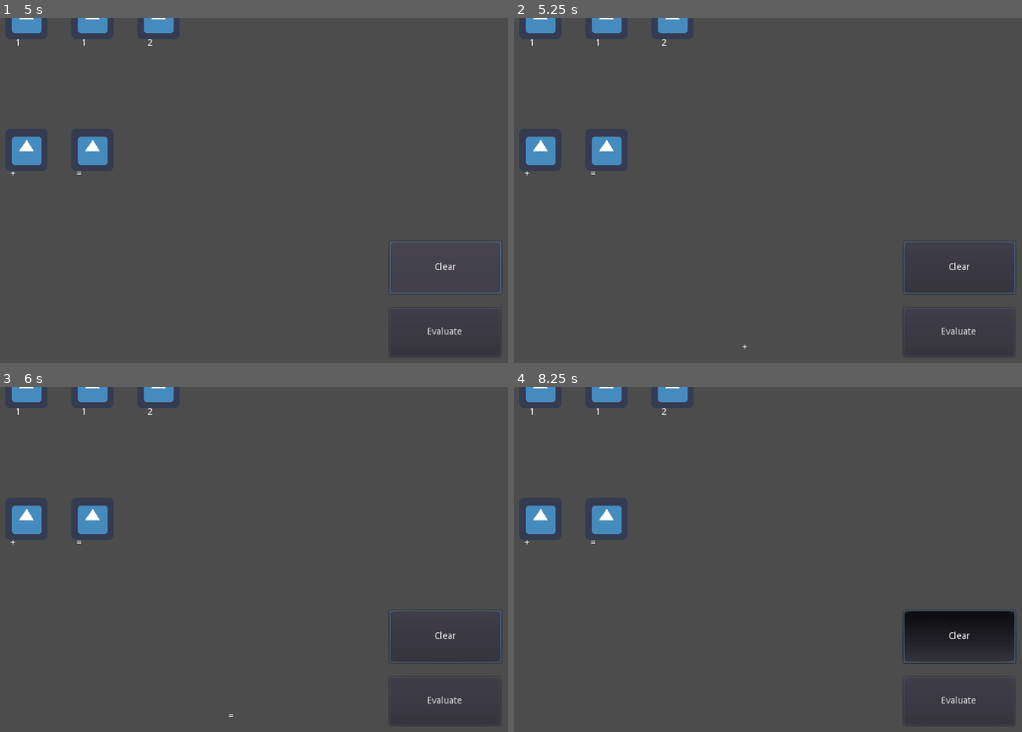
Above: before the commit, frames 1-4 (two rows, left to right).
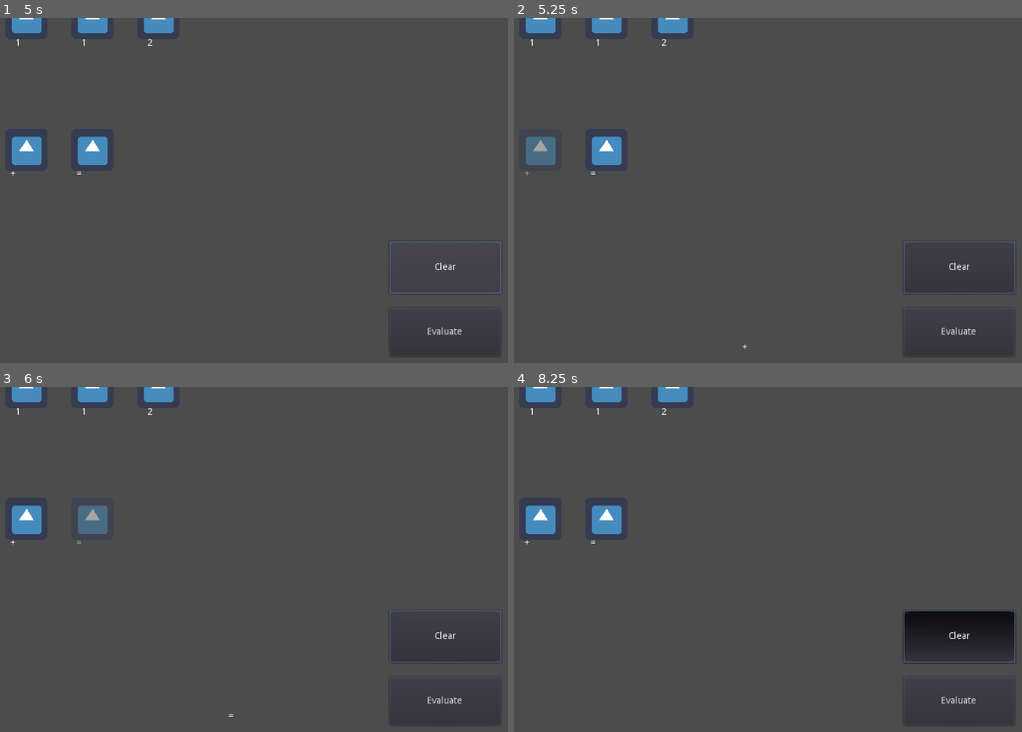
Above: after the commit, the same moments.

Repository: MilosPetrovic4/EqualQuest
Game: Godot game, scene res://main.tscn
Same seed, same stepped clock (60 frames per second), same inputs: the game is played once before the commit and once after it. The engine's default icon, where the game draws it, is replaced by a stand-in: a white triangle on a blue panel in a dark square.
Inputs (mouse positions are in pixels of both pictures, inside the frame that each line leads up to):
- Up to frame 1 (5 s): click "Evaluate" at 0.5 s; click "Clear" at 1.25 s; click "Evaluate" at 2 s; click "Clear" at 2.75 s; click "Evaluate" at 3.5 s; click "Clear" at 4.25 s
- Up to frame 2 (5.25 s): tap Enter at 5 s; drag from (539, 149) to (813, 128) at 5.02 s
- Up to frame 3 (6 s): tap Space at 5.75 s; drag from (91, 518) to (198, 663) at 5.77 s
- Up to frame 4 (8.25 s): tap Enter at 6.5, 8 s; move the mouse to (813, 497) at 6.52 s; click (813, 497) at 6.67 s; tap Space at 7.25 s; drag from (712, 663) to (544, 525) at 7.27 s; move the mouse to (950, 645) at 8.02 s; click (950, 645) at 8.17 s

Frame 1 is identical in both runs. In frame 2, 0.5% of the frame differs, in the area x 2-9%, y 34-46%; in frame 3, 0.5%, in the area x 15-22%, y 34-46%; in frame 4, nothing differs.
Error in both runs: Invalid get index '1' (on base: 'PoolStringArray'). (res://main.gd:76)

Commit message:
Selected pieces look different now

Diff:
--- a/main.gd
+++ b/main.gd
@@ -77,7 +77,8 @@
 
 	if (expression_ls.execute() == expression_rs.execute()):
 		print("true")
-
+		equality = ""
+		update_label()
 		# Deletes operators that were selected when expression evaluated to true
 		for i in range(operator_arr.size()):
 			if (operator_arr[i].getSelected()):
--- a/number.gd
+++ b/number.gd
@@ -6,6 +6,12 @@
 var dragging = false
 var snap = 64
 var of = Vector2(0,0)
+var default_modulate : Color
+var selected_modulate : Color
+
+func _ready():
+	default_modulate = Color(1, 1, 1, 1)
+	selected_modulate = Color(1, 1, 1, 0.5)
 
 func getSelected():
 	return selected
@@ -31,6 +37,7 @@
 				print("Value: " , value)
 				emit_signal("number_clicked", value)
 				selected=true
+				modulate = selected_modulate
 			else:
 				print("already selected")
 		else:
@@ -40,6 +47,7 @@
 	print("test")
 	if selected == true:
 		selected = false
+		modulate = default_modulate
 
 # NOT IN USE CURRENTLY , TRYING TO IMPLEMENT THE SNAPPED METHOD THAT WAS ADDED IN GODOT 4
 func snap(vector: Vector2, grid_size: int) -> Vector2:
--- a/operator.gd
+++ b/operator.gd
@@ -6,6 +6,12 @@
 var dragging = false
 var snap = 64
 var of = Vector2(0,0)
+var default_modulate : Color
+var selected_modulate : Color
+
+func _ready():
+	default_modulate = Color(1, 1, 1, 1)
+	selected_modulate = Color(1, 1, 1, 0.5)
 
 func getSelected():
 	return selected
@@ -15,12 +21,6 @@
 	var text = $text
 	text.set_text(op_type)
 	print("init operator")
-#
-#func _unhandled_input(event):
-#	if event is InputEventMouseButton and not event.pressed:
-#		lifted = false
-#	if lifted and event is InputEventMouseMotion:
-#		position += event.relative
 
 func _process(delta):
 	if dragging:
@@ -36,6 +36,7 @@
 				if selected == false:
 					print("Value: " , op_type)
 					selected = true
+					modulate = selected_modulate
 					emit_signal("operator_clicked", op_type)
 				else:
 					print("already selected")
@@ -47,3 +48,4 @@
 	print("test")
 	if selected == true:
 		selected = false
+		modulate = default_modulate
